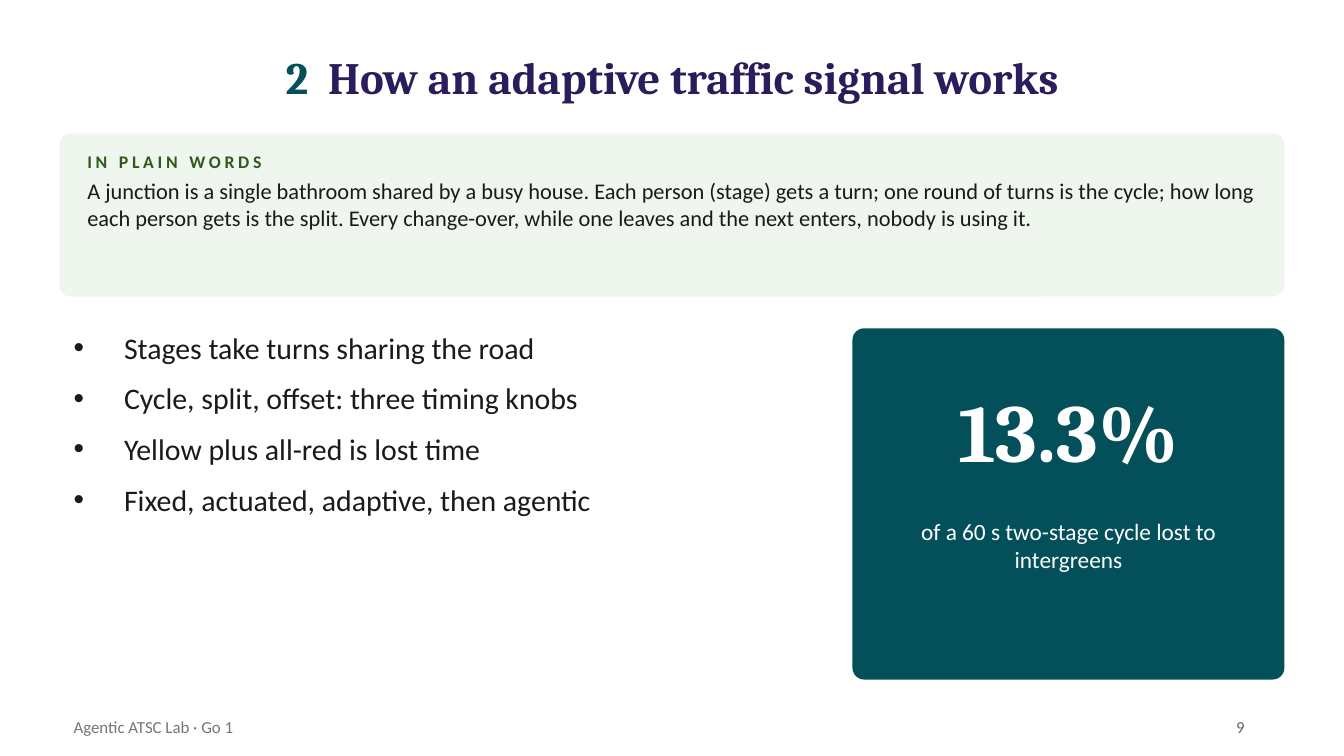
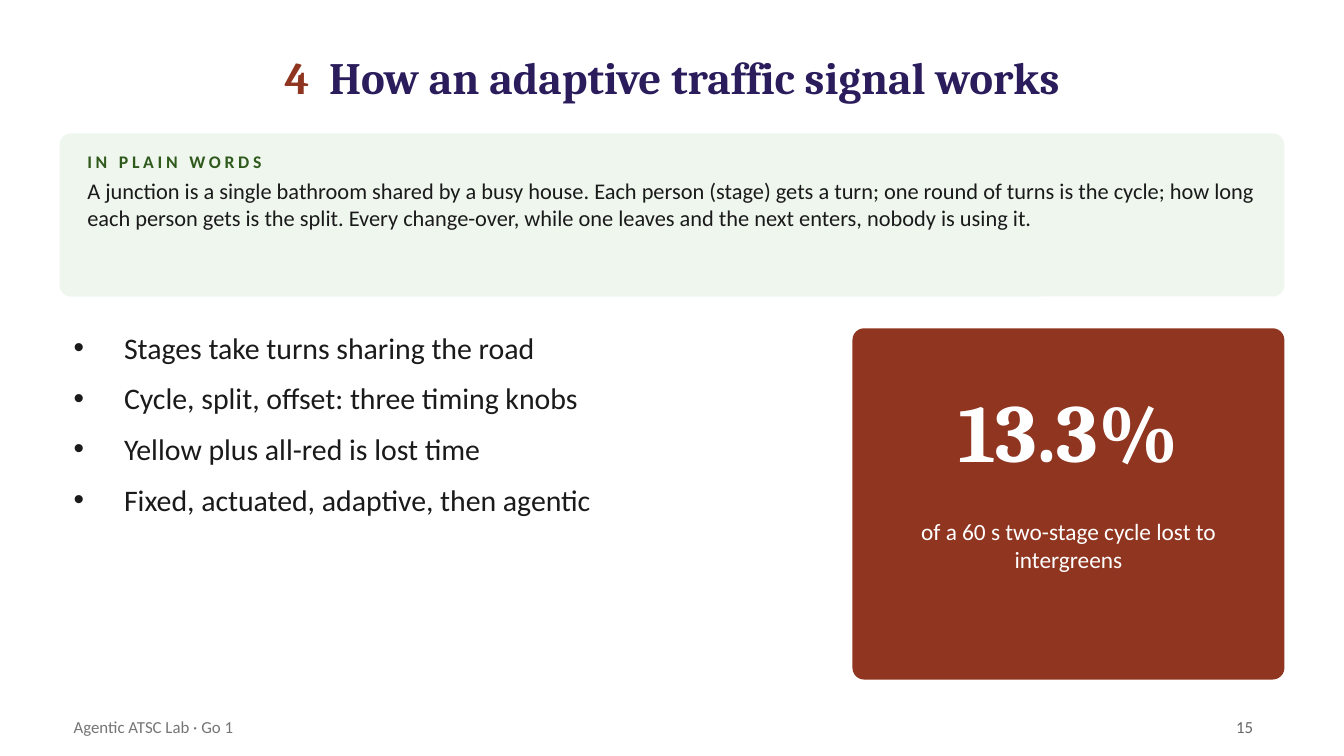
Before and after one commit to smrahmanbd/agentic-atsc-lab, a slide deck: slide 15 of docs/materials/AATSC_Go1_Lecture.pptx (slide 9 before the commit). Drawn at 1344x756 pixels with LibreOffice and Linux fonts; fonts in the diff are those of the drawing. Boxes give left, top, right and bottom in pixels: in the first picture for what was removed or moved away, otherwise in the second. Text is boxed around its words. In the diff, an @@ line names an element or a change of style, - is before the commit and + after.

```diff
--- a/docs/materials/AATSC_Go1_Lecture.pptx
+++ b/docs/materials/AATSC_Go1_Lecture.pptx
@@ title at bbox=[285, 62, 1059, 104]: text changed @@
-2 How an adaptive traffic signal works
+4 How an adaptive traffic signal works
@@ rounded rectangle at bbox=[853, 329, 1284, 679]: fill #04505A to #8F3520; outline #04505A 1 pt to #8F3520 1 pt @@
@@ page number at bbox=[1236, 722, 1253, 733]: text changed @@
-9
+15
```
Also in this commit, not shown: 26 other slides changed, 6 slides added, 2 other files.
